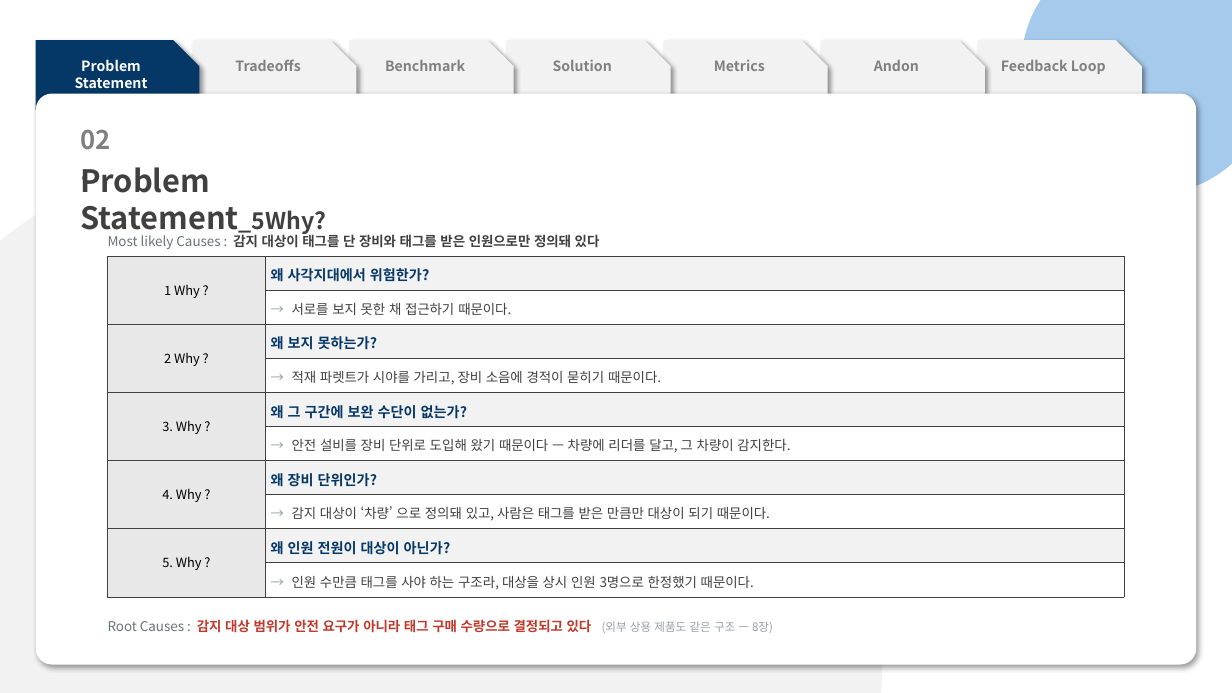
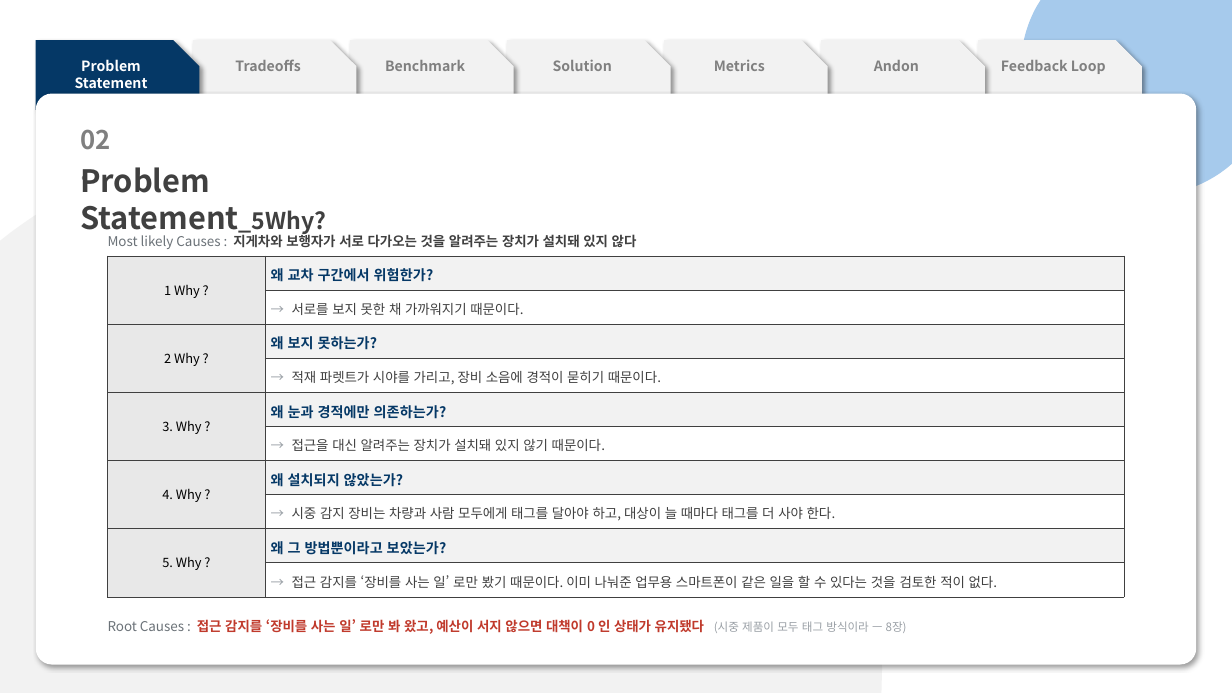
Before and after one commit to pslymzero-cyber/SafeAlert, a slide deck: slide 6 of docs/presentation/contest/SafeAlert_CouSolve_Contest.pptx. Drawn at 1232x693 pixels with LibreOffice and Linux fonts; fonts in the diff are those of the drawing. Boxes give left, top, right and bottom in pixels: in the first picture for what was removed or moved away, otherwise in the second. Text is boxed around its words. In the diff, an @@ line names an element or a change of style, - is before the commit and + after.

```diff
--- a/docs/presentation/contest/SafeAlert_CouSolve_Contest.pptx
+++ b/docs/presentation/contest/SafeAlert_CouSolve_Contest.pptx
@@ text at (x1=108, y1=232, x2=637, y2=249): text changed @@
-Most likely Causes : 감지 대상이 태그를 단 장비와 태그를 받은 인원으로만 정의돼 있다
+Most likely Causes : 지게차와 보행자가 서로 다가오는 것을 알려주는 장치가 설치돼 있지 않다
@@ table at (x1=107, y1=256, x2=1125, y2=597) @@
-row 1, column 2: 왜 사각지대에서 위험한가?
+row 1, column 2: 왜 교차 구간에서 위험한가?
-row 2, column 2: → 서로를 보지 못한 채 접근하기 때문이다.
+row 2, column 2: → 서로를 보지 못한 채 가까워지기 때문이다.
-row 5, column 2: 왜 그 구간에 보완 수단이 없는가?
+row 5, column 2: 왜 눈과 경적에만 의존하는가?
-row 6, column 2: → 안전 설비를 장비 단위로 도입해 왔기 때문이다 — 차량에 리더를 달고, 그 차량이 감지한다.
+row 6, column 2: → 접근을 대신 알려주는 장치가 설치돼 있지 않기 때문이다.
-row 7, column 2: 왜 장비 단위인가?
+row 7, column 2: 왜 설치되지 않았는가?
-row 8, column 2: → 감지 대상이 ‘차량’ 으로 정의돼 있고, 사람은 태그를 받은 만큼만 대상이 되기 때문이다.
+row 8, column 2: → 시중 감지 장비는 차량과 사람 모두에게 태그를 달아야 하고, 대상이 늘 때마다 태그를 더 사야 한다.
-row 9, column 2: 왜 인원 전원이 대상이 아닌가?
+row 9, column 2: 왜 그 방법뿐이라고 보았는가?
-row 10, column 2: → 인원 수만큼 태그를 사야 하는 구조라, 대상을 상시 인원 3명으로 한정했기 때문이다.
+row 10, column 2: → 접근 감지를 ‘장비를 사는 일’ 로만 봤기 때문이다. 이미 나눠준 업무용 스마트폰이 같은 일을 할 수 있다는 것을 검토한 적이 없다.
@@ text at (x1=108, y1=619, x2=907, y2=634): text changed @@
-Root Causes : 감지 대상 범위가 안전 요구가 아니라 태그 구매 수량으로 결정되고 있다 (외부 상용 제품도 같은 구조 — 8장)
+Root Causes : 접근 감지를 ‘장비를 사는 일’ 로만 봐 왔고, 예산이 서지 않으면 대책이 0 인 상태가 유지됐다 (시중 제품이 모두 태그 방식이라 — 8장)
```
Also in this commit, not shown: 13 other slides changed, 2 other files.
